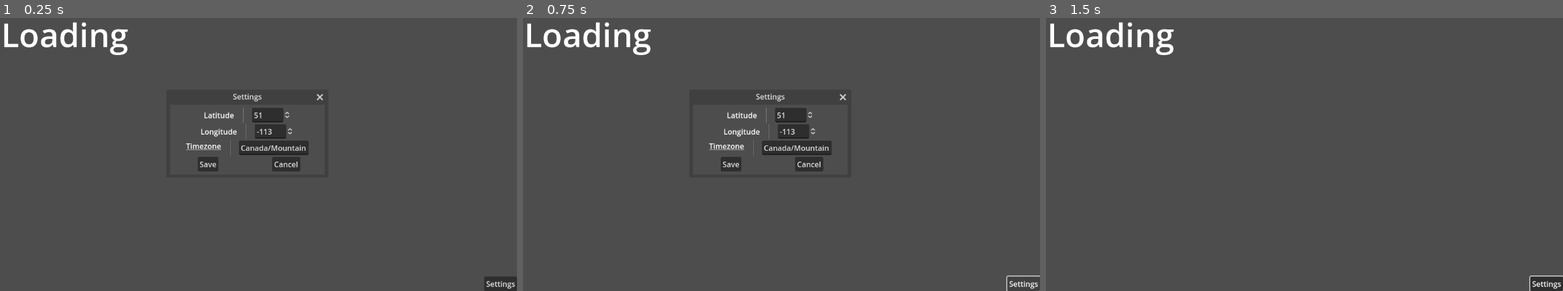
Above: before the commit, frames 1-3 (left to right).
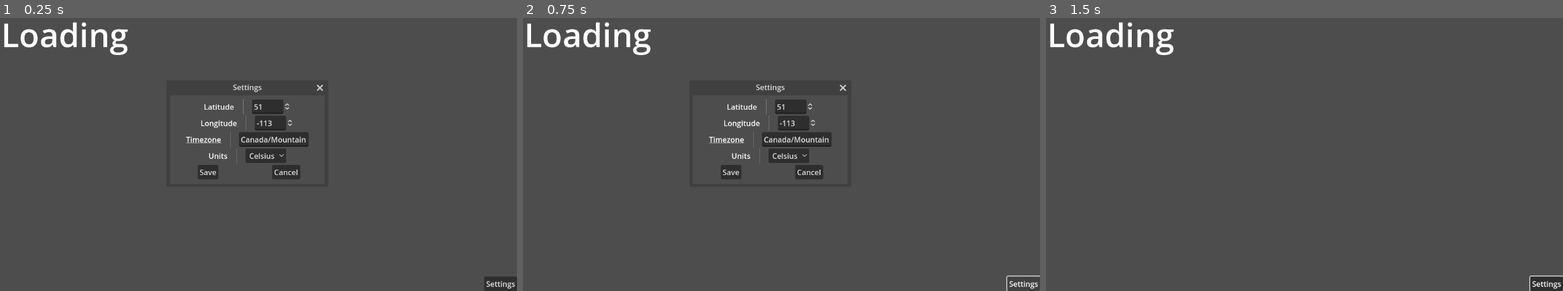
Above: after the commit, the same moments.

Repository: Shuflduf/SWeather
Game: Godot game, scene res://main.tscn
The game is run twice, just before and just after one commit, with the same random seed, the same clock (stepped at 60 frames per second) and the same inputs.
Inputs:
- Up to frame 1 (0.25 s): no input
- Up to frame 2 (0.75 s): click "Settings" at 0.5 s
- Up to frame 3 (1.5 s): click "Save" at 1.25 s

The runs differ from the first frame. In frame 1, 2.1% of the frame differs, in the area x 35-63%, y 24-60%; in frame 2, 2.1%; in frame 3, nothing differs.
Error before the commit: Trying to assign value of type 'Nil' to a variable of type 'Dictionary'. (res://main.gd:66)
Error after the commit: Trying to assign value of type 'Nil' to a variable of type 'Dictionary'. (res://main.gd:72)

Commit message:
fahrenheit

Diff:
--- a/main.gd
+++ b/main.gd
@@ -31,6 +31,8 @@
 var latitude = 51
 var timezone = "Canada/Mountain"
 
+var celsius = true
+
 func _ready() -> void:
 	request()
 
@@ -43,6 +45,10 @@
 func make_url():
 	var new_url = url
 	new_url += "?"
+
+	if !celsius:
+		new_url += "temperature_unit=fahrenheit&"
+
 	for tag in tags:
 		new_url += tag
 		new_url += "&"
@@ -64,7 +70,7 @@
 func _on_http_request_request_completed(_r, _r_code, _h, body: PackedByteArray) -> void:
 	FileAccess.open("data.json", FileAccess.WRITE).store_buffer(body)
 	var data: Dictionary = JSON.parse_string(body.get_string_from_utf8())
-	%Temperature.text = str(data["current"]["temperature_2m"])
+	%Temperature.text = str(data["current"]["temperature_2m"]).pad_decimals(1)
 
 	var current_day: int
 	var current_hour = Time.get_datetime_dict_from_system()
@@ -95,7 +101,7 @@
 		new_label.text += month + " "
 		new_label.text += day + " "
 		new_label.text += str_hour + " "
-		new_label.text += str(data["hourly"]["temperature_2m"][i])
+		new_label.text += str(data["hourly"]["temperature_2m"][i]).pad_decimals(1)
 		new_label.text += str(data["hourly_units"]["temperature_2m"])
 
 		%Temps.add_child(new_label)
--- a/main.tscn
+++ b/main.tscn
@@ -62,7 +62,7 @@
 [node name="Settings" type="Window" parent="."]
 title = "Settings"
 initial_position = 1
-size = Vector2i(330, 150)
+size = Vector2i(330, 190)
 unresizable = true
 popup_window = true
 script = ExtResource("2_swnw0")
@@ -131,6 +131,7 @@
 [node name="Label" type="RichTextLabel" parent="Settings/VBoxContainer/Timezone"]
 layout_mode = 2
 size_flags_horizontal = 4
+size_flags_vertical = 4
 tooltip_text = "https://en.wikipedia.org/wiki/List_of_tz_database_time_zones"
 bbcode_enabled = true
 text = "[url=https://en.wikipedia.org/wiki/List_of_tz_database_time_zones]Timezone"
@@ -147,6 +148,31 @@
 text = "Canada/Mountain"
 placeholder_text = "Canada/Mountain"
 expand_to_text_length = true
+
+[node name="Units" type="HBoxContainer" parent="Settings/VBoxContainer"]
+layout_mode = 2
+size_flags_vertical = 0
+alignment = 1
+
+[node name="Label" type="Label" parent="Settings/VBoxContainer/Units"]
+layout_mode = 2
+size_flags_horizontal = 4
+tooltip_text = "https://en.wikipedia.org/wiki/List_of_tz_database_time_zones"
+text = "Units"
+
+[node name="VSeparator" type="VSeparator" parent="Settings/VBoxContainer/Units"]
+layout_mode = 2
+theme_override_constants/separation = 30
+
+[node name="Units" type="OptionButton" parent="Settings/VBoxContainer/Units"]
+unique_name_in_owner = true
+layout_mode = 2
+selected = 0
+fit_to_longest_item = false
+item_count = 2
+popup/item_0/text = "Celsius"
+popup/item_1/text = "Fahrenheit"
+popup/item_1/id = 1
 
 [node name="Buttons" type="HBoxContainer" parent="Settings/VBoxContainer"]
 layout_mode = 2
--- a/settings.gd
+++ b/settings.gd
@@ -3,13 +3,16 @@
 @onready var latitude: SpinBox = %Latitude
 @onready var longitude: SpinBox = %Longitude
 @onready var timezone: LineEdit = %Timezone
-@onready var things = [latitude, longitude, timezone]
+@onready var units: OptionButton = %Units
+
+@onready var things = [latitude, longitude, timezone, units]
 
 func save_dict() -> Dictionary:
 	return {
 		"latitude" : latitude.value,
 		"longitude" : longitude.value,
-		"timezone" : timezone.text
+		"timezone" : timezone.text,
+		"units" : units.selected
 	}
 
 func _on_label_meta_clicked(meta: Variant) -> void:
@@ -30,6 +33,7 @@
 	get_parent().latitude = latitude.value
 	get_parent().longitude = longitude.value
 	get_parent().timezone = timezone.text
+	get_parent().celsius = !bool(units.selected)
 	get_parent().request()
 	hide()
 
@@ -44,6 +48,7 @@
 	latitude.value = get_parent().latitude
 	longitude.value = get_parent().longitude
 	timezone.text = get_parent().timezone
+	units.selected = int(!get_parent().celsius)
 	hide()
 
 func _ready() -> void:
@@ -55,7 +60,16 @@
 	var data: Dictionary = JSON.parse_string(
 		FileAccess.open("user://settings.txt", FileAccess.READ).get_line()
 	)
-	print(data)
+
 	for i in data.keys().size():
-		var prop = "value" if things[i] is SpinBox else "text"
+
+		var prop = ""
+		match things[i].get_class():
+			"SpinBox":
+				prop = "value"
+			"LineEdit":
+				prop = "text"
+			"OptionButton":
+				prop = "selected"
+
 		things[i].set(prop, data.values()[i])
